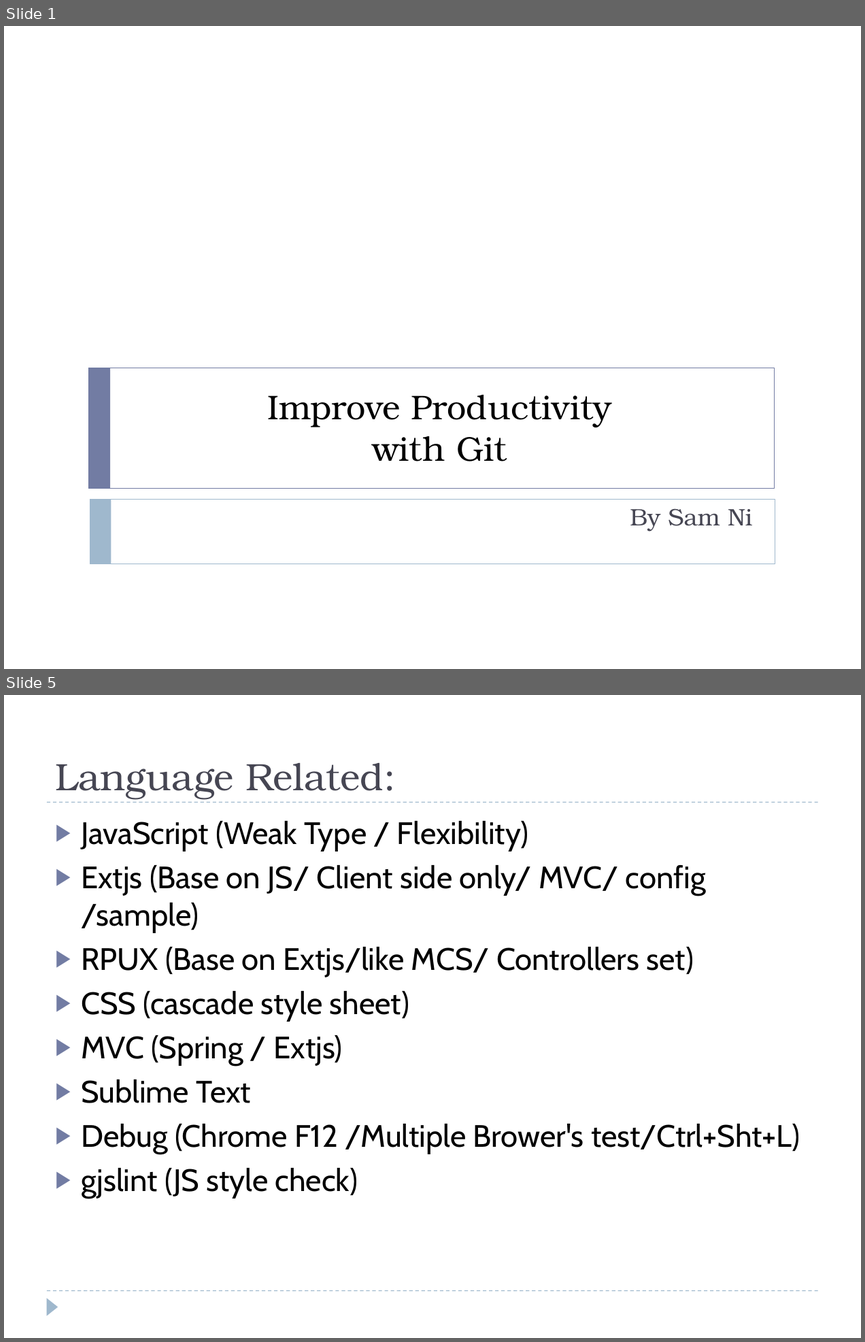
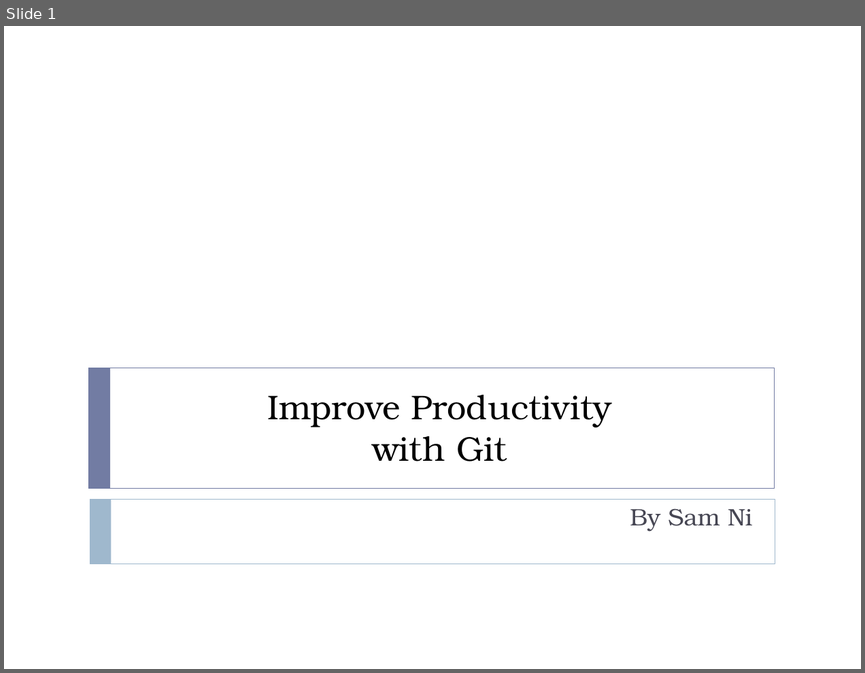
Before and after one commit to SamNiBoy/Trainning, a slide deck: Productivity_Git_Training.pptx. Shown one above the other, each under a label of ours: slides 1 and 5 before the commit, slide 1 after it; the slides between them are not shown. The pictures are 865x1342 and 865x673 pixels, drawn with LibreOffice and Linux fonts; fonts in the diff are those of the drawing. Boxes give left, top, right and bottom in pixels: in the first picture for what was removed or moved away, otherwise in the second. Text is boxed around its words. In the diff, an @@ line names an element or a change of style, - is before the commit and + after.

```diff
--- a/Productivity_Git_Training.pptx
+++ b/Productivity_Git_Training.pptx
@@ slide 5 removed at box(4, 695, 861, 1338), background #FFFFFF @@
@@ title removed at box(55, 763, 396, 799) @@
-Language Related:
@@ line removed from (47, 802) to (818, 802) @@
@@ text removed at box(81, 821, 800, 1198) @@
-▶ JavaScript (Weak Type / Flexibility)
-▶ Extjs (Base on JS/ Client side only/ MVC/ config /sample)
-▶ RPUX (Base on Extjs/like MCS/ Controllers set)
-▶ CSS (cascade style sheet)
-▶ MVC (Spring / Extjs)
-▶ Sublime Text
-▶ Debug (Chrome F12 /Multiple Brower's test/Ctrl+Sht+L)
-▶ gjslint (JS style check)
@@ line removed from (47, 1291) to (818, 1291) @@
@@ triangle removed at box(47, 1297, 58, 1315) @@
```
Also in this commit, not shown: 3 slides changed, 10 slides added, 1 other file.
